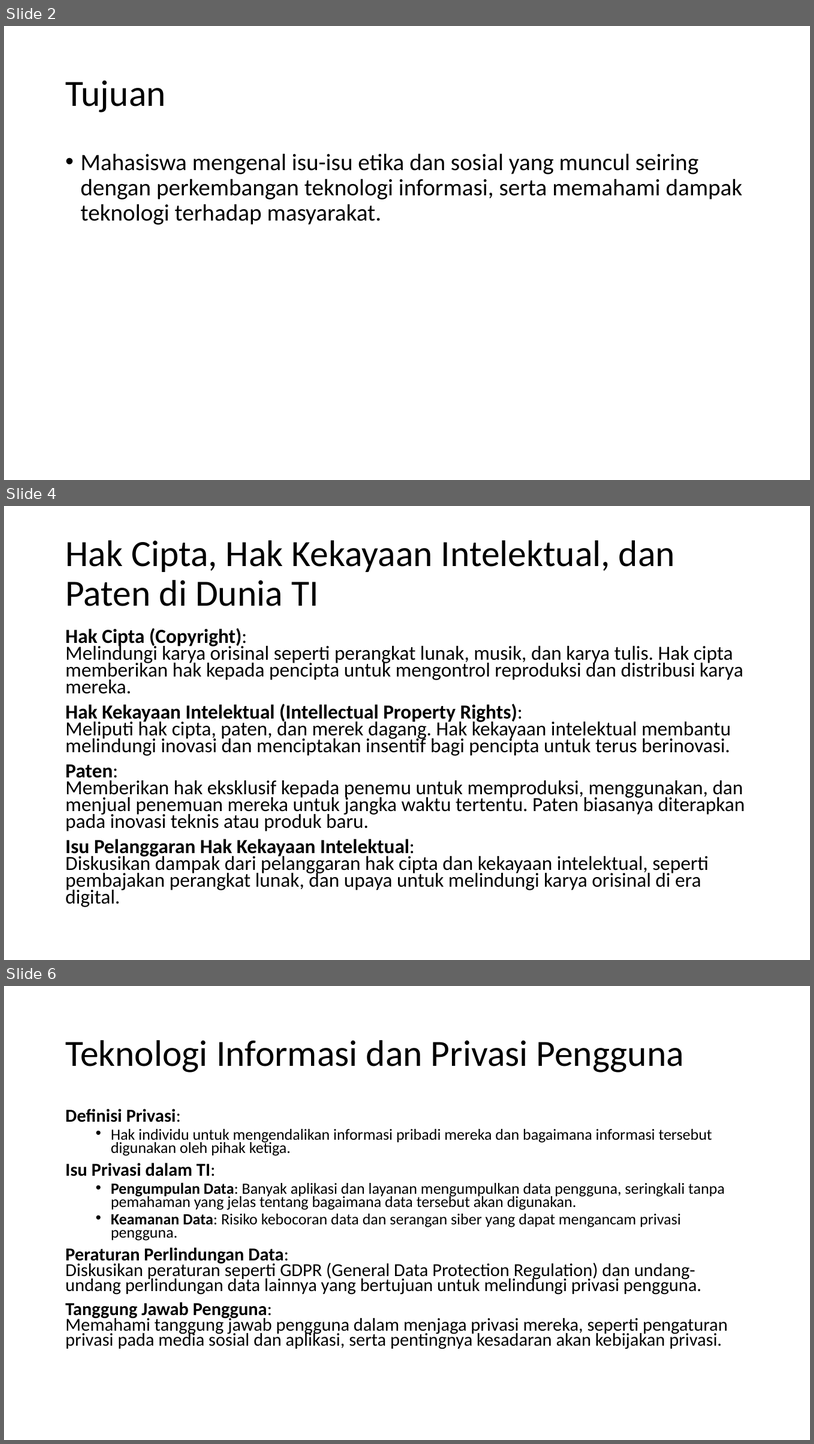
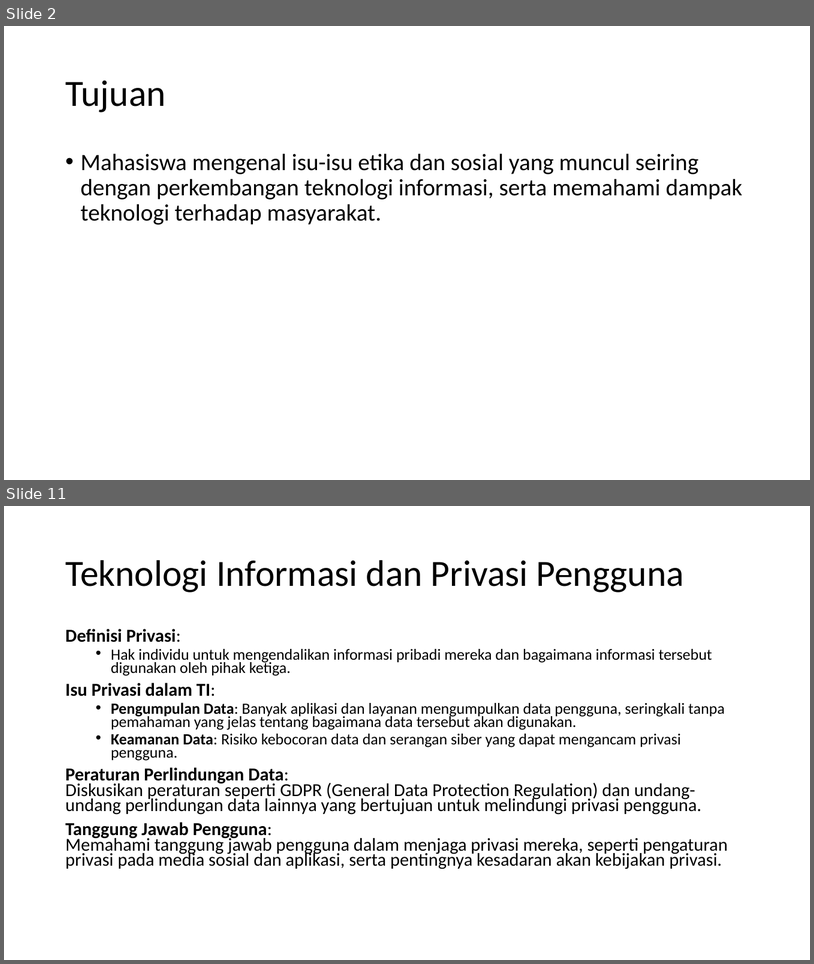
Before and after one commit to hafizirwandi/PengantarTeknologiSistemInformasi, a slide deck: 8. Etika dan Isu Sosial dalam Teknologi Informasi.pptx. Shown one above the other, each under a label of ours: slides 2, 4 and 6 before the commit, slides 2 and 11 after it; the slides between them are not shown. The pictures are 814x1444 and 814x964 pixels, drawn with LibreOffice and Linux fonts; fonts in the diff are those of the drawing. Boxes give left, top, right and bottom in pixels: in the first picture for what was removed or moved away, otherwise in the second. Text is boxed around its words. In the diff, an @@ line names an element or a change of style, - is before the commit and + after.

```diff
--- a/8. Etika dan Isu Sosial dalam Teknologi Informasi.pptx
+++ b/8. Etika dan Isu Sosial dalam Teknologi Informasi.pptx
@@ slide 4 removed at (4, 506, 810, 960), background #FFFFFF @@
@@ title removed at (65, 540, 675, 606) @@
-Hak Cipta, Hak Kekayaan Intelektual, dan Paten di Dunia TI
@@ text removed at (65, 628, 746, 907) @@
-Hak Cipta (Copyright):
-Melindungi karya orisinal seperti perangkat lunak, musik, dan karya tulis. Hak cipta memberikan hak kepada pencipta untuk mengontrol reproduksi dan distribusi karya mereka.
-Hak Kekayaan Intelektual (Intellectual Property Rights):
-Meliputi hak cipta, paten, dan merek dagang. Hak kekayaan intelektual membantu melindungi inovasi dan menciptakan insentif bagi pencipta untuk terus berinovasi.
-Paten:
-Memberikan hak eksklusif kepada penemu untuk memproduksi, menggunakan, dan menjual penemuan mereka untuk jangka waktu tertentu. Paten biasanya diterapkan pada inovasi teknis atau produk baru.
-Isu Pelanggaran Hak Kekayaan Intelektual:
-Diskusikan dampak dari pelanggaran hak cipta dan kekayaan intelektual, seperti pembajakan perangkat lunak, dan upaya untuk melindungi karya orisinal di era digital.
@@ what was slide 6 is now slide 11 @@
```
Also in this commit, not shown: 3 slides changed, 7 slides added, 6 other files.
